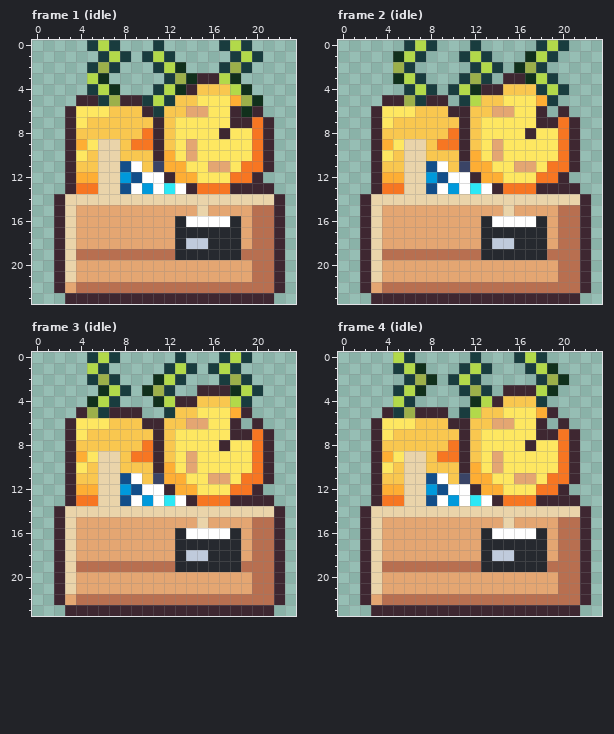
File history of a pixel-art file, art/hood-markets/cheese-crates@50.aseprite. The picture above was drawn from the file before the commit.
24x24 pixels, 4 frames. Shown: frame 1 (idle), frame 2 (idle), frame 3 (idle), frame 4 (idle).
The same view after the edit:
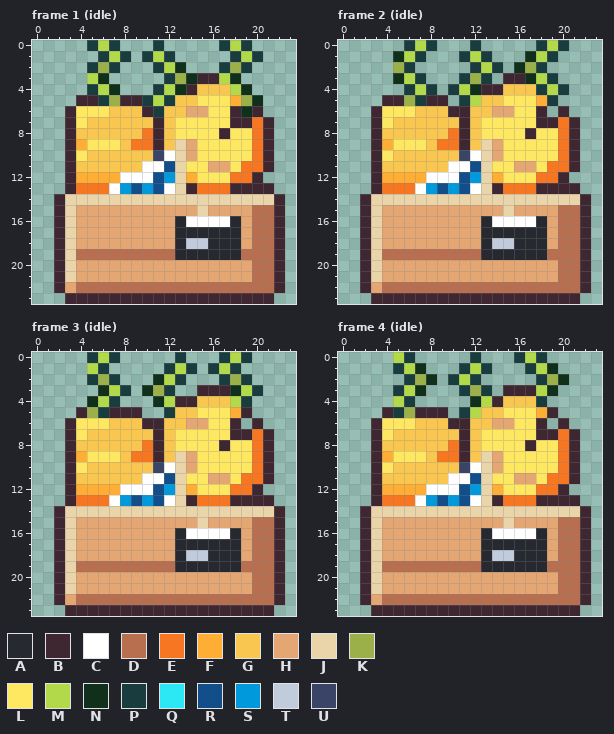
Palette (. is transparent): A #26292f  B #3e2731  C #ffffff  D #b86f50  E #f77622  F #feae34  G #f9c74f  H #e4a672  J #ead4aa  K #9cb04a  L #fee761  M #b2d94a  N #11301c  P #193c3e  Q #2ce8f5  R #124e89  S #0099db  T #c0cbdc  U #3a4466
Changes in this commit:
Frame 1 (idle):
y 9: x 6..7 JJ -> LL; x 13 L -> J
y 10: x 6..7 JJ -> GG; x 11..13 BFL -> UCJ
y 11: x 6..13 JJRCGUFF -> GGGGCCRJ
y 12: x 6..9 JJSR -> FFCC; x 11..13 CBF -> RSJ
y 13: x 6..9 JJRC -> ECSR; x 11..13 CQC -> RCJ
Frame 2 (idle): the same change as frame 1 (idle)
Frame 3 (idle): the same change as frame 1 (idle)
Frame 4 (idle): the same change as frame 1 (idle)
